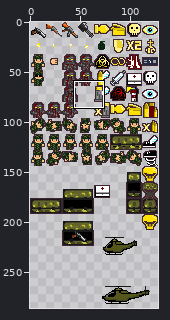
Edited in one commit: sprite sheet (Assets/weapons.png). Above: a wide view before the commit, with the close-up outlined.
Close-up. Before the commit:
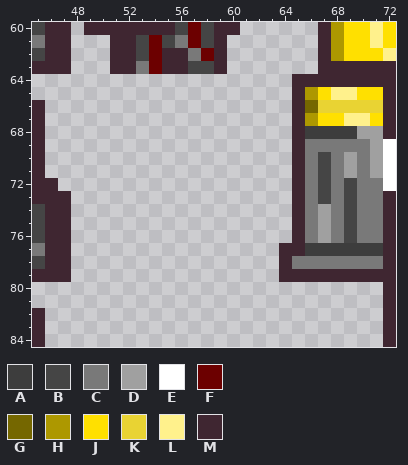
The file is 128x288 pixels. Colours within 5 levels of each other are drawn and written as one. Shown: x 45..72, y 60..84. The wide view leaves out empty margins.
Palette (. is transparent): A #3d3d3d  B #454545  C #797979  D #a0a0a0  E #ffffff  F #6c0000  G #756700  H #ad9800  J #ffe000  K #e9d333  L #fff18c  M #3f2631
Pixels before, first column x 45:
60 BMM.MMMMMMMBFBMM......MHJJLJ
61 CMM...MMBFBCFBM.......MHJJLJ
62 BMM...MMBFMMCFM.......MHJJJL
63 MMM...MMCFMMBBM.......MMMMMM
64 ....................MMMMMMMM
65 ....................MHJLLJJM
66 M...................MGKKKKKM
67 M...................MHJJLLJM
68 M...................MAAAADDM
69 M...................MCCCCCDE
70 M...................MCBCDCDE
71 M...................MCBCDCDE
72 MM..................MCBCBCCE
73 MMM.................MCBCBCCM
74 BMM.................MCDCBCCM
75 BMM.................MCDCBCCM
76 BMM.................MCDCBCCM
77 CMM................MMAAAAAAM
78 BMM................MCCCCCCCM
79 MMM................MMMMMMMMM
80 ...........................M
81 ...........................M
82 M..........................M
83 M..........................M
84 M..........................M
New version:
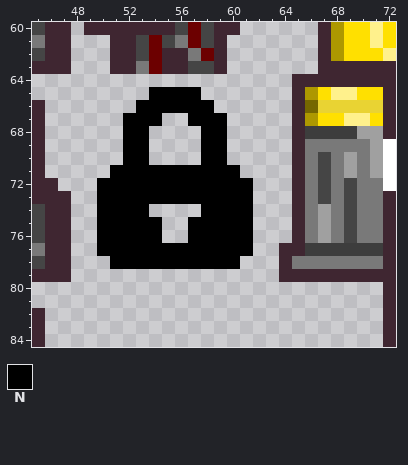
Colours new in this view: N #000000
The exact change:
Changed rows in their new state; - is an unchanged pixel.
first column x 50:
65 ----NNNN----
66 ---NNNNNN---
67 --NNN--NNN--
68 --NN----NN--
69 --NN----NN--
70 --NN----NN--
71 -NNNNNNNNNN-
72 NNNNNNNNNNNN
73 NNNNNNNNNNNN
74 NNNN----NNNN
75 NNNNN--NNNNN
76 NNNNN--NNNNN
77 NNNNNNNNNNNN
78 -NNNNNNNNNN-
Where, in picture pixels (left, top, right, bottom), the same in both close-ups:
added: (97, 87, 253, 269)
